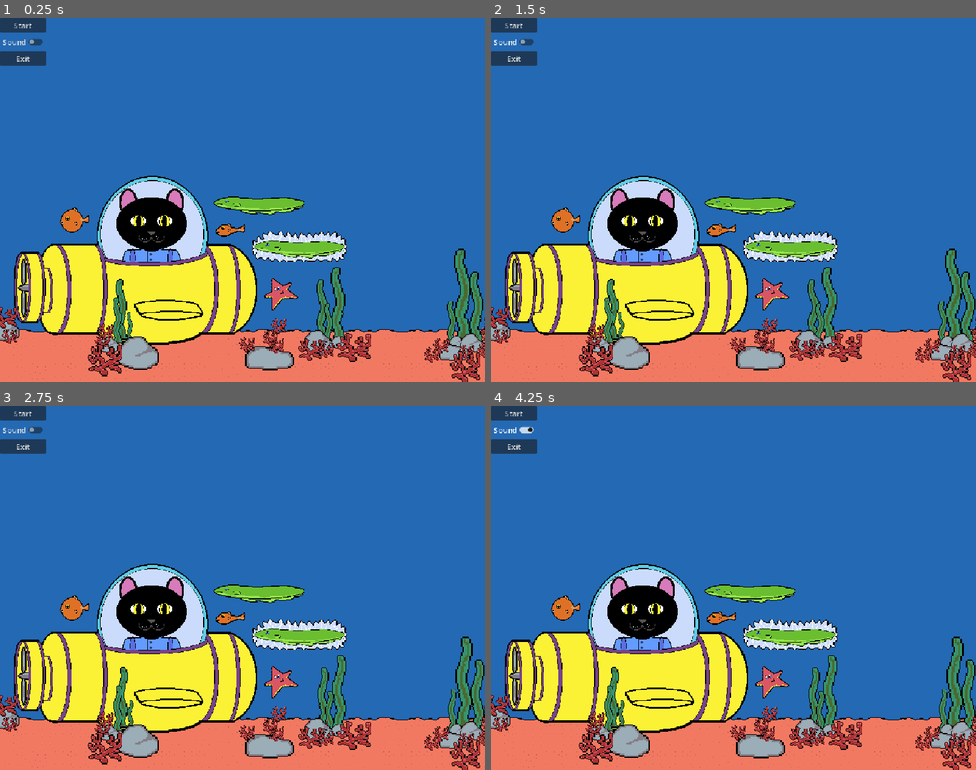
Above: before the commit, frames 1-4 (two rows, left to right).
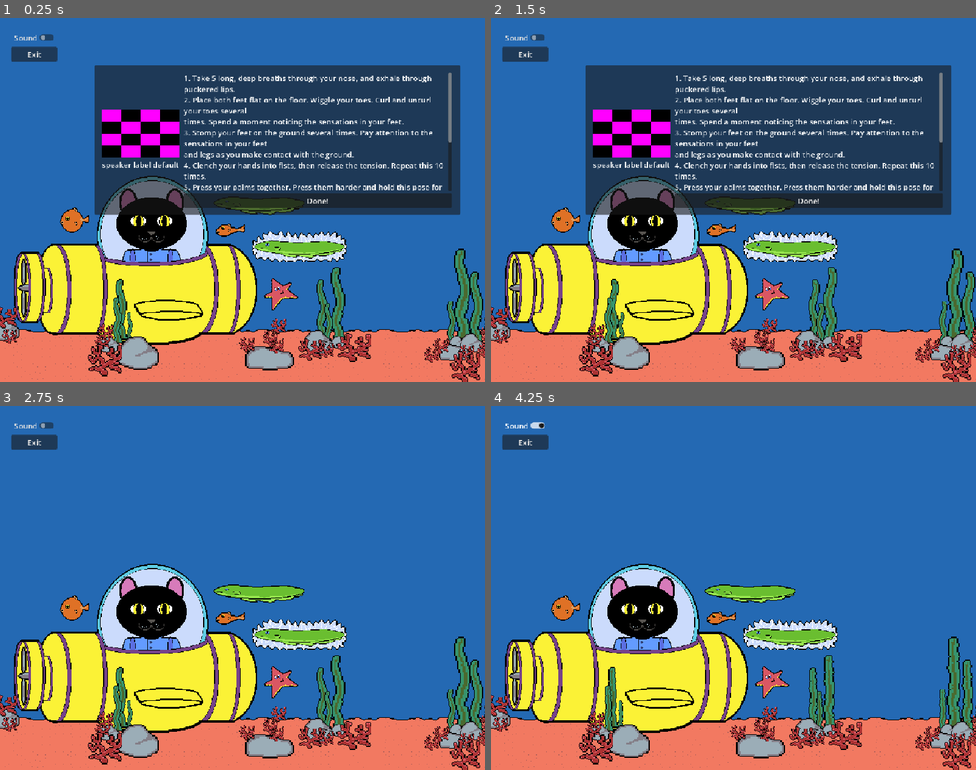
Above: after the commit, the same moments.

Repository: gainax2k1/uplifting_ocean
Game: Godot game, scene res://Scenes/uplifting_ocean.tscn
Two runs of this game, one before a commit and one after it. Both use one fixed random seed, a clock stepped at 60 frames per second and the inputs below.
Inputs (mouse positions are in pixels of both pictures, inside the frame that each line leads up to):
- Up to frame 1 (0.25 s): no input
- Up to frame 2 (1.5 s): click (515, 25) at 0.5 s, where only the run before the commit has a clickable "Start"; click (515, 25) at 1.25 s, where only the run before the commit has a clickable "Start"
- Up to frame 3 (2.75 s): click (320, 588) at 2 s, where only the run after the commit has a clickable "Done!"
- Up to frame 4 (4.25 s): click (515, 413) at 2.75 s, where only the run before the commit has a clickable "Start"; click "Sound" at 3.5 s

The runs differ from the first frame. In frame 1, 31% of the frame differs, in the area x 0-95%, y 0-55%; in frame 2, 33%, in the area x 0-100%, y 0-90%; in frame 3, 3.1%; in frame 4, 2.8%.

Commit message:
more dialog work

Diff:
--- /dev/null
+++ b/Scenes/dialog.tscn
@@ -0,0 +1,76 @@
+[gd_scene format=3 uid="uid://bksbg0431c11j"]
+
+[ext_resource type="Script" uid="uid://dchd2qkhl6wvi" path="res://Scripts/dialog_box.gd" id="1_irs7l"]
+
+[sub_resource type="PlaceholderTexture2D" id="PlaceholderTexture2D_ga5kc"]
+size = Vector2(100, 100)
+
+[node name="Dialog" type="Node2D" unique_id=1563229591]
+
+[node name="CanvasLayer" type="CanvasLayer" parent="." unique_id=1892181951]
+offset = Vector2(200, 100)
+transform = Transform2D(1, 0, 0, 1, 200, 100)
+
+[node name="DialogBox" type="Panel" parent="CanvasLayer" unique_id=351223558]
+unique_name_in_owner = true
+top_level = true
+anchors_preset = -1
+anchor_right = 0.754
+anchor_bottom = 0.41000003
+offset_right = -0.0960083
+offset_bottom = 0.11999512
+grow_horizontal = 2
+grow_vertical = 2
+script = ExtResource("1_irs7l")
+
+[node name="MarginContainer" type="MarginContainer" parent="CanvasLayer/DialogBox" unique_id=41796269]
+layout_mode = 0
+offset_right = 769.0
+offset_bottom = 316.0
+theme_override_constants/margin_left = 15
+theme_override_constants/margin_top = 15
+theme_override_constants/margin_right = 15
+theme_override_constants/margin_bottom = 15
+
+[node name="HBoxContainer" type="HBoxContainer" parent="CanvasLayer/DialogBox/MarginContainer" unique_id=1599476473]
+layout_mode = 2
+theme_override_constants/separation = 10
+
+[node name="VBoxContainer" type="VBoxContainer" parent="CanvasLayer/DialogBox/MarginContainer/HBoxContainer" unique_id=849777103]
+layout_mode = 2
+alignment = 1
+
+[node name="NPCIcon" type="TextureRect" parent="CanvasLayer/DialogBox/MarginContainer/HBoxContainer/VBoxContainer" unique_id=191042840]
+layout_mode = 2
+texture = SubResource("PlaceholderTexture2D_ga5kc")
+
+[node name="SpeakerLabel" type="Label" parent="CanvasLayer/DialogBox/MarginContainer/HBoxContainer/VBoxContainer" unique_id=1861606087]
+layout_mode = 2
+text = "speaker label default"
+
+[node name="VBoxContainer2" type="VBoxContainer" parent="CanvasLayer/DialogBox/MarginContainer/HBoxContainer" unique_id=1006447713]
+layout_mode = 2
+size_flags_horizontal = 3
+alignment = 1
+
+[node name="DialogText" type="RichTextLabel" parent="CanvasLayer/DialogBox/MarginContainer/HBoxContainer/VBoxContainer2" unique_id=996435471]
+layout_mode = 2
+size_flags_vertical = 3
+text = "1. Take 5 long, deep breaths through your nose, and exhale through puckered lips.
+2. Place both feet flat on the floor. Wiggle your toes. Curl and uncurl your toes several
+times. Spend a moment noticing the sensations in your feet.
+3. Stomp your feet on the ground several times. Pay attention to the sensations in your feet
+and legs as you make contact with the ground.
+4. Clench your hands into fists, then release the tension. Repeat this 10 times.
+5. Press your palms together. Press them harder and hold this pose for 15 seconds. Pay
+attention to the feeling of tension in your hands and arms.
+6. Rub your palms together briskly. Notice and sound and the feeling of warmth.
+7. Reach your hands over your head like you’re trying to reach the sky. Stretch like this for 5
+seconds. Bring your arms down and let them relax at your sides.
+8. Take 5 more deep breaths and notice the feeling of calm in your body."
+
+[node name="DoneButton" type="Button" parent="CanvasLayer/DialogBox/MarginContainer/HBoxContainer/VBoxContainer2" unique_id=94282263]
+layout_mode = 2
+text = "Done!"
+
+[connection signal="pressed" from="CanvasLayer/DialogBox/MarginContainer/HBoxContainer/VBoxContainer2/DoneButton" to="CanvasLayer/DialogBox" method="_on_done_button_pressed"]
--- a/Scenes/menu.tscn
+++ b/Scenes/menu.tscn
@@ -4,20 +4,25 @@
 
 [node name="Menu" type="Control" unique_id=611884111]
 layout_mode = 3
-anchors_preset = 0
-offset_right = 40.0
-offset_bottom = 40.0
+anchor_right = 0.07
+anchor_bottom = 0.12900001
+offset_right = 46.32
+offset_bottom = 8.927994
 script = ExtResource("1_1rerr")
 
 [node name="MarginContainer" type="MarginContainer" parent="." unique_id=103983846]
-layout_mode = 0
-offset_right = 40.0
-offset_bottom = 40.0
+layout_mode = 1
+anchors_preset = -1
+anchor_right = 1.6850001
+anchor_bottom = 1.9030001
+offset_right = -0.020004272
+offset_bottom = -0.044006348
 
 [node name="VBoxContainer" type="VBoxContainer" parent="MarginContainer" unique_id=985559239]
 layout_mode = 2
 
 [node name="Play" type="Button" parent="MarginContainer/VBoxContainer" unique_id=714668762]
+visible = false
 layout_mode = 2
 text = "Start
 "
--- a/Scenes/uplifting_ocean.tscn
+++ b/Scenes/uplifting_ocean.tscn
@@ -2,6 +2,7 @@
 
 [ext_resource type="PackedScene" uid="uid://cq154mcxmfga3" path="res://Scenes/submarine.tscn" id="1_6lusw"]
 [ext_resource type="Texture2D" uid="uid://bj06ofjx6s0ao" path="res://Assets/Sprites/sand.png" id="1_vlvd4"]
+[ext_resource type="PackedScene" uid="uid://bksbg0431c11j" path="res://Scenes/dialog.tscn" id="1_w7ias"]
 [ext_resource type="Texture2D" uid="uid://b2qfcxg45gvso" path="res://Assets/Sprites/sand2.png" id="2_t48j5"]
 [ext_resource type="PackedScene" uid="uid://cys8kbly4vlqy" path="res://Assets/Sprites/seaweed_animated.tscn" id="3_c280b"]
 [ext_resource type="Texture2D" uid="uid://bb0wtaa4h6diu" path="res://Assets/Sprites/rock.png" id="4_lux2x"]
@@ -250,3 +251,12 @@
 texture = ExtResource("6_3y8e8")
 
 [node name="Menu" parent="." unique_id=611884111 instance=ExtResource("13_24i8k")]
+offset_left = 24.0
+offset_top = 26.0
+offset_right = 70.32
+offset_bottom = 34.927994
+offset_transform_enabled = true
+
+[node name="Dialog" parent="." unique_id=1563229591 instance=ExtResource("1_w7ias")]
+position = Vector2(214.99997, 172)
+scale = Vector2(-0.13478641, -4.424723)
--- /dev/null
+++ b/Scripts/dialog_box.gd
@@ -0,0 +1,23 @@
+extends Panel
+
+@onready var dialog : Node2D = get_node("res://Scenes/dialog.tscn")
+@onready var game_manager = get_node("/root/Main/GameManager")
+@onready var dialogue_text : RichTextLabel = get_node("DialogueText")
+@onready var npc_icon : TextureRect = get_node("NPCIcon")
+@onready var done_button : Button = get_node("DoneButton")
+
+func _ready() -> void:
+	pass # Replace with function body.
+
+func initalize_with_npc (npc):
+	dialogue_text.text = "" #clears default text
+	# set npc icon
+
+
+	pass
+
+
+
+
+func _on_done_button_pressed() -> void:
+	hide()
--- /dev/null
+++ b/Scripts/dialog_choice.gd
@@ -0,0 +1,7 @@
+# dialog_choice.gd
+class_name DialogChoice
+extends Resource
+
+@export var text: String
+@export var next_id: String
+@export var conditions: Array[String] = []
--- /dev/null
+++ b/Scripts/dialog_data.gd
@@ -0,0 +1,13 @@
+# dialogue_data.gd
+class_name DialogData
+extends Resource
+
+@export var id: String
+@export var lines: Array[DialogLine] = []
+@export var start_id: String
+
+func get_line(line_id: String) -> DialogLine:
+	for line in lines:
+		if line.id == line_id:
+			return line
+	return null
--- /dev/null
+++ b/Scripts/dialog_line.gd
@@ -0,0 +1,11 @@
+# dialogue_line.gd
+class_name DialogLine
+extends Resource
+
+@export var id: String
+@export var speaker: String
+@export var text: String
+@export var choices: Array[DialogChoice] = []
+@export var next_id: String = ""  # Auto-advance to this line (if no choices)
+@export var conditions: Array[String] = []  # Conditions that must be true
+@export var effects: Array[String] = []  # Side effects when this line plays
--- /dev/null
+++ b/Scripts/dialog_manager.gd
@@ -0,0 +1,109 @@
+# dialog_manager.gd - Autoload singleton
+extends Node
+
+signal dialog_started(data: DialogData)
+signal line_displayed(line: DialogLine)
+signal choices_presented(choices: Array[DialogChoice])
+signal dialogue_ended
+
+var current_data: DialogData
+var current_line: DialogLine
+var is_active: bool = false
+
+func start_dialogue(data: DialogData) -> void:
+	current_data = data
+	is_active = true
+	dialog_started.emit(data)
+	_show_line(data.start_id)
+
+func _show_line(line_id: String) -> void:
+	current_line = current_data.get_line(line_id)
+	if current_line == null:
+		end_dialogue()
+		return
+
+	# Execute side effects
+	for effect in current_line.effects:
+		_execute_effect(effect)
+
+	# Filter choices by conditions
+	var valid_choices: Array[DialogChoice] = []
+	for choice in current_line.choices:
+		if _check_conditions(choice.conditions):
+			valid_choices.append(choice)
+
+	if valid_choices.size() > 0:
+		line_displayed.emit(current_line)
+		choices_presented.emit(valid_choices)
+	else:
+		line_displayed.emit(current_line)
+
+func advance() -> void:
+	# Called when player clicks to continue (no choices)
+	if current_line and current_line.next_id != "":
+		_show_line(current_line.next_id)
+	else:
+		end_dialogue()
+
+func select_choice(choice: DialogChoice) -> void:
+	_show_line(choice.next_id)
+
+func end_dialogue() -> void:
+	is_active = false
+	current_data = null
+	current_line = null
+	dialogue_ended.emit()
+
+
+func _check_conditions(conditions: Array[String]) -> bool:
+	for condition in conditions:
+		if not _evaluate_condition(condition):
+			return false
+	return true
+
+func _evaluate_condition(condition: String) -> bool:
+	# Format: "has_item:iron_key" or "quest_complete:find_sword"'
+	""" var parts := condition.split(":")
+	match parts[0]:
+		"has_item":
+			return PlayerData.has_item(parts[1])
+		"quest_complete":
+			return QuestManager.is_complete(parts[1])
+		"quest_active":
+			return QuestManager.is_active(parts[1])
+		"flag":
+			return PlayerData.has_flag(parts[1])
+		_:
+			push_warning("Unknown condition: " + condition)
+			return true
+	"""
+	pass
+
+
+func _execute_effect(effect: String) -> void:
+	"""
+	var parts := effect.split(":")
+	match parts[0]:
+		"give_item":
+			PlayerData.add_item(parts[1])
+		"start_quest":
+			QuestManager.start_quest(parts[1])
+		"set_flag":
+			PlayerData.set_flag(parts[1])
+		"give_xp":
+			PlayerData.add_xp(int(parts[1]))
+		_:
+			push_warning("Unknown effect: " + effect)
+	"""
+	pass
+
+"""
+# Called when the node enters the scene tree for the first time.
+func _ready() -> void:
+	pass # Replace with function body.
+
+
+# Called every frame. 'delta' is the elapsed time since the previous frame.
+func _process(delta: float) -> void:
+	pass
+"""
--- /dev/null
+++ b/Scripts/dialog_ui.gd
@@ -0,0 +1,56 @@
+
+extends CanvasLayer
+
+@onready var panel: PanelContainer = %DialogBox
+@onready var speaker_label: Label = %DialogBox/VBox/SpeakerLabel
+@onready var text_label: RichTextLabel = %DialogBox/VBox/DialogText
+@onready var choices_container: VBoxContainer = %DialogBox/VBox/Choices
+
+#var choice_button_scene: PackedScene = preload("res://ui/choice_button.tscn")
+
+func _ready() -> void:
+	panel.visible = false
+	DialogManager.dialog_started.connect(_on_started)
+	DialogManager.line_displayed.connect(_on_line)
+	DialogManager.choices_presented.connect(_on_choices)
+	DialogManager.dialog_ended.connect(_on_ended)
+
+func _on_started(_data: DialogData) -> void:
+	panel.visible = true
+
+
+func _on_line(line: DialogLine) -> void:
+	speaker_label.text = line.speaker
+	text_label.text = line.text
+	_clear_choices()
+
+func _on_choices(choices: Array[DialogChoice]) -> void:
+	for choice in choices:
+		var button: Button = choice_button_scene.instantiate()
+		button.text = choice.text
+		button.pressed.connect(func(): DialogManager.select_choice(choice))
+		choices_container.add_child(button)
+
+func _on_ended() -> void:
+	panel.visible = false
+	_clear_choices()
+
+func _clear_choices() -> void:
+	for child in choices_container.get_children():
+		child.queue_free()
+
+func _unhandled_input(event: InputEvent) -> void:
+	if event.is_action_pressed("interact") and DialogManager.is_active:
+		if choices_container.get_child_count() == 0:
+			DialogueManager.advance()
+
+"""
+# Called when the node enters the scene tree for the first time.
+func _ready() -> void:
+	pass # Replace with function body.
+
+
+# Called every frame. 'delta' is the elapsed time since the previous frame.
+func _process(delta: float) -> void:
+	pass
+"""
Not shown, added: Scripts/dialog_box.gd.uid
Not shown, added: Scripts/dialog_choice.gd.uid
Not shown, added: Scripts/dialog_data.gd.uid
Not shown, added: Scripts/dialog_line.gd.uid
Not shown, added: Scripts/dialog_manager.gd.uid
Not shown, added: Scripts/dialog_ui.gd.uid
